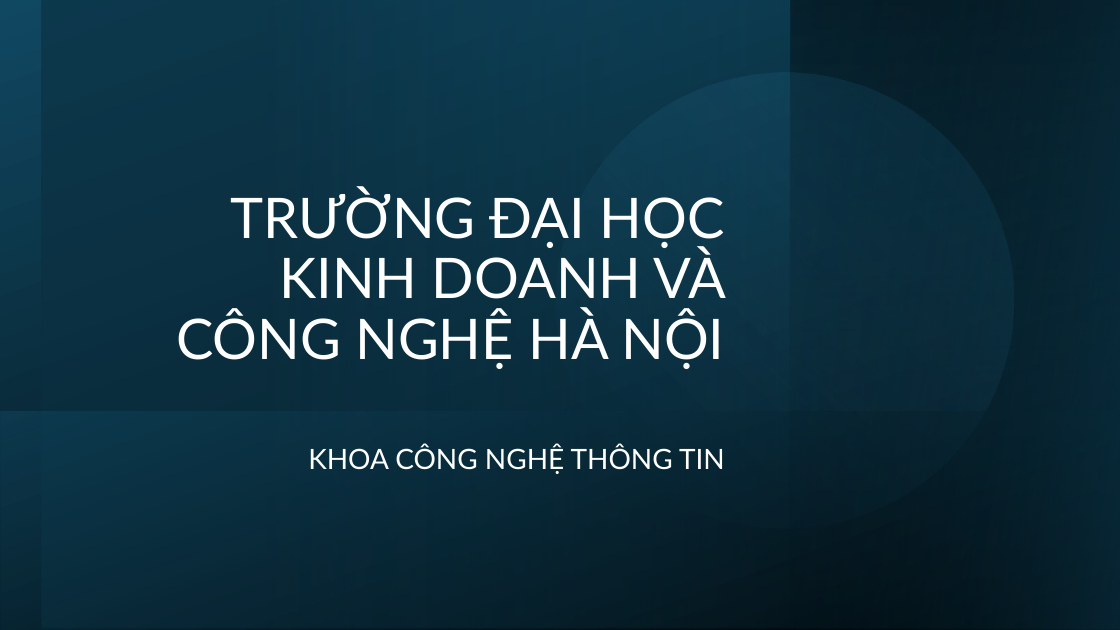
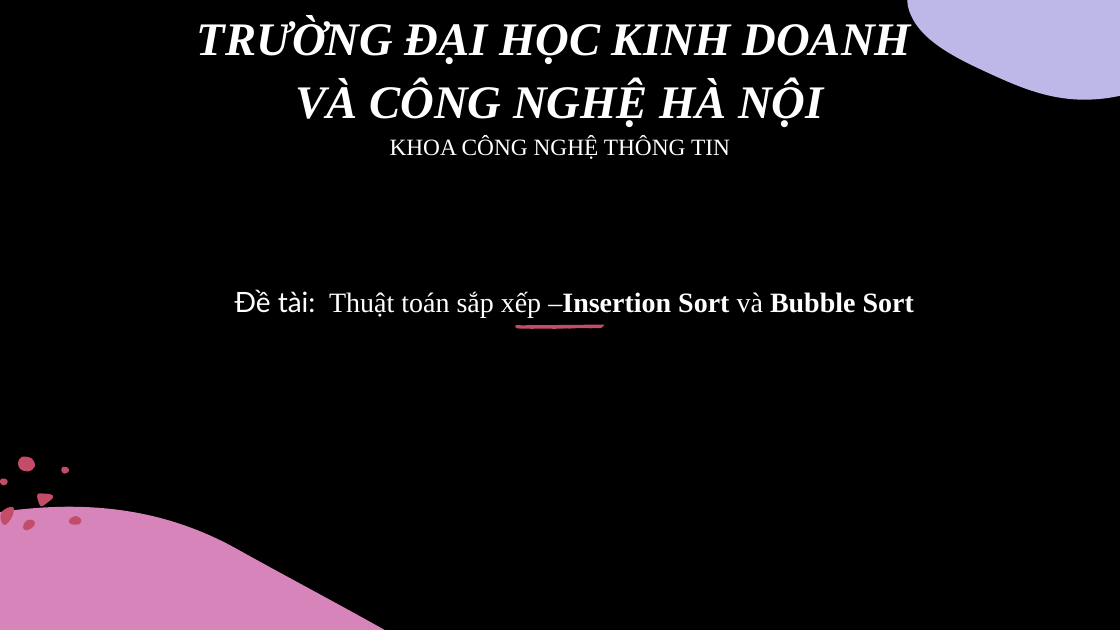
Before and after one commit to ngotuanviet/BTLDSA, a slide deck: slide 1 of ThuyetTrinh/SlideThuyetTrinh.pptx. Drawn at 1120x630 pixels with LibreOffice and Linux fonts; fonts in the diff are those of the drawing; background and template pictures are left out; a plain dark background stands for a picture behind light text. Boxes give left, top, right and bottom in pixels: in the first picture for what was removed or moved away, otherwise in the second. Text is boxed around its words. In the diff, an @@ line names an element or a change of style, - is before the commit and + after.

Commit message:
up

```diff
--- a/ThuyetTrinh/SlideThuyetTrinh.pptx
+++ b/ThuyetTrinh/SlideThuyetTrinh.pptx
@@ background #FFFFFF to picture (left out) @@
@@ rectangle at (0,0,1120,630): fill gradient #000000 to #104862 to #000000 @@
@@ freeform shape added at (0,0,213,100), fill #BDB8E7 at 50% opacity @@
@@ freeform shape added at (0,0,213,100), fill #BDB8E7 at 50% opacity @@
@@ rectangle removed at (42,0,1120,628) @@
@@ text at (197,19,911,127): text changed; size 48 to 40 pt; font Lato to Times New Roman; bold on; italic on @@
-TRƯỜNG ĐẠI HỌC KINH DOANH VÀ CÔNG NGHỆ HÀ NỘI
+TRƯỜNG ĐẠI HỌC KINH DOANH
+VÀ CÔNG NGHỆ HÀ NỘI
@@ ellipse removed at (503,20,1067,582) @@
@@ rectangle removed at (790,0,1120,630) @@
@@ rectangle removed at (791,0,1120,630) @@
@@ freeform shape added at (907,0,1120,100), fill #BDB8E7 @@
@@ text "KHOA CÔNG NGHỆ THÔNG TIN": place and size @@
-text "KHOA CÔNG NGHỆ THÔNG TIN" at (308,444,725,474)
+text "KHOA CÔNG NGHỆ THÔNG TIN" at (390,136,730,159)
@@ text "KHOA CÔNG NGHỆ THÔNG TIN" at (390,136,730,159): size 24 to 20 pt, font Lato to Times New Roman; alignment right to centre; line spacing 0.9 to 1.1 @@
@@ text added at (235,289,914,317), 24 pt, text #FFFFFF @@
+Đề tài: Thuật toán sắp xếp –Insertion Sort và Bubble Sort
@@ group added at (515,324,604,329): 5 freeform shapes @@
@@ rectangle removed at (1,412,1120,630) @@
@@ freeform shape added at (0,507,385,630), fill #D684B9 @@
@@ group added at (0,457,82,531): 7 freeform shapes @@
@@ freeform shape added at (897,507,1120,630), fill #D684B9 at 50% opacity @@
@@ freeform shape added at (897,507,1120,630), fill #D684B9 at 50% opacity @@
```
Also in this commit, not shown: 1 slide added.
